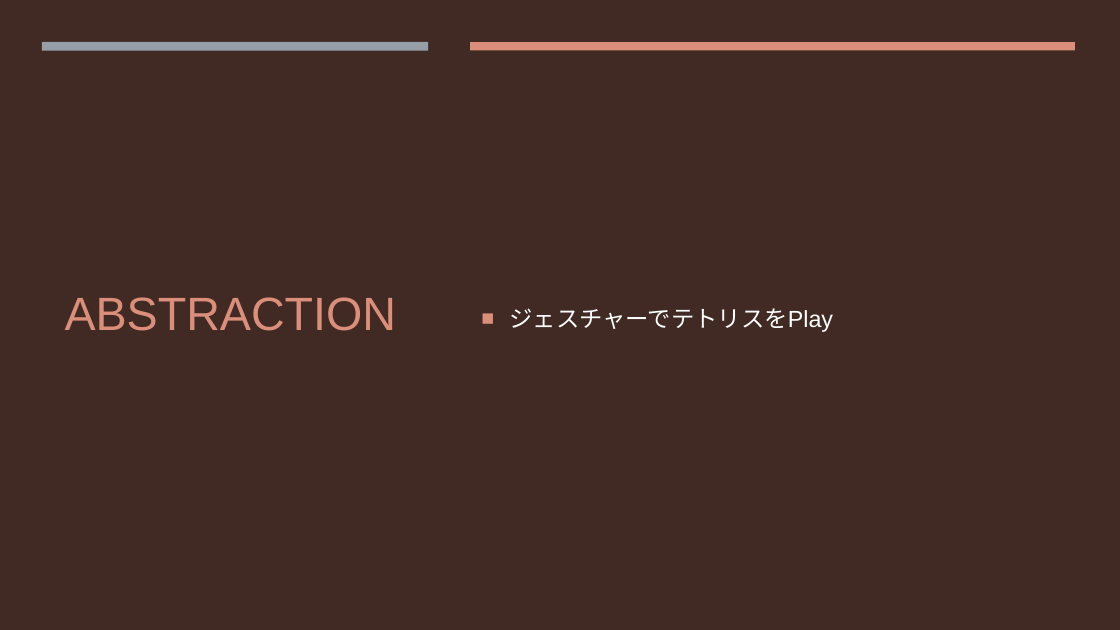
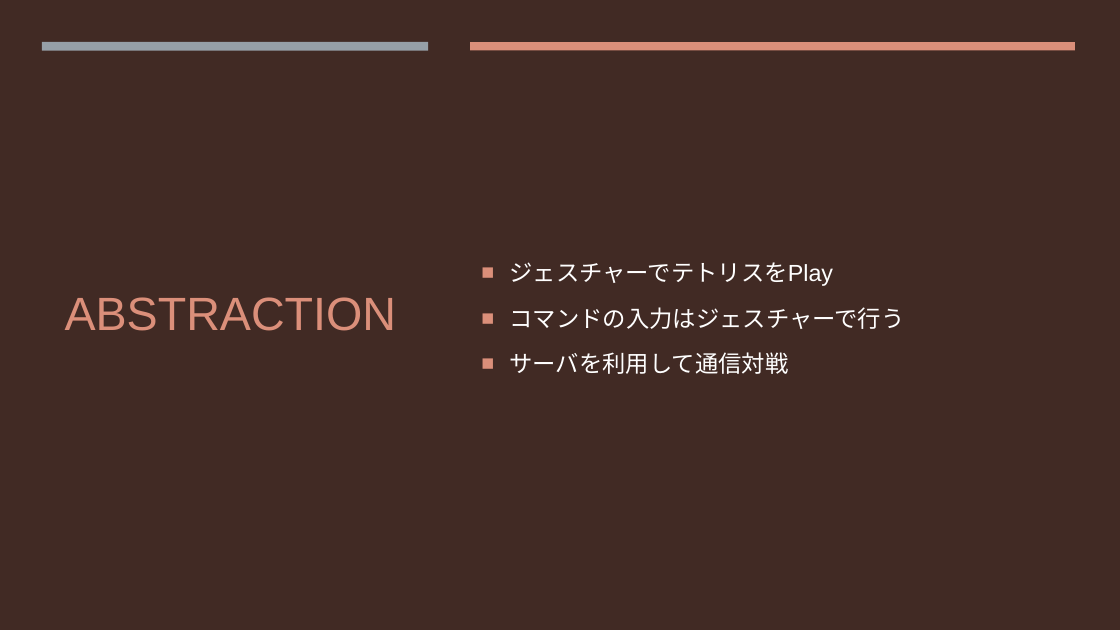
Before and after one commit to wakame-tech/vendredi-noir, a slide deck: slide 3 of PR.pptx. Drawn at 1120x630 pixels with LibreOffice and Linux fonts; fonts in the diff are those of the drawing. Boxes give left, top, right and bottom in pixels: in the first picture for what was removed or moved away, otherwise in the second. Text is boxed around its words. In the diff, an @@ line names an element or a change of style, - is before the commit and + after.

```diff
--- a/PR.pptx
+++ b/PR.pptx
@@ text at (509,307,904,374): paragraphs added @@
+■ コマンドの入力はジェスチャーで行う
+■ サーバを利用して通信対戦
```
Also in this commit, not shown: 1 other file.
